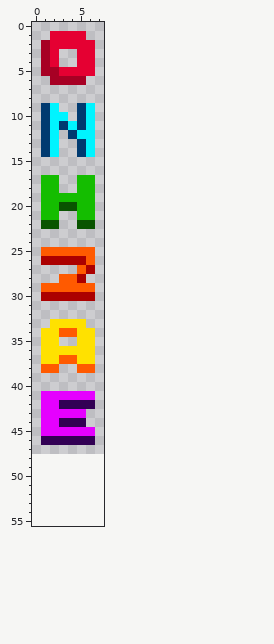
A pixel-art sprite gets an edit: games/salvage/res/particles.png. The first picture shows the starting point.
The file is 8x48 pixels. The old version is drawn lined up with the new one, on the new canvas.
And afterwards:
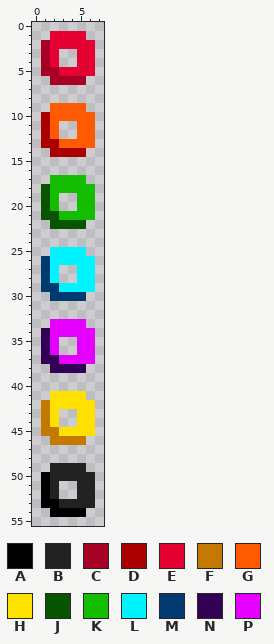
Palette (. is transparent): A #000000  B #222222  C #a70024  D #ab0000  E #e50032  F #c37800  G #ff5a00  H #ffe100  J #095400  K #14bd00  L #00f4ff  M #003a70  N #320054  P #e500ff
What changed:
canvas 8x48 -> 8x56
Changed rows in their new state; - is an unchanged pixel.
first column x 1:
 9 .GGGG.
10 DGGGGG
11 DG..GG
12 DG-.GG
13 DDGGGG
14 .DDDD.
17 .-KK-.
18 J-KK--
19 J-..--
20 J-..--
21 JJKK--
22 .-JJ-.
25 .LLLL.
26 MLLLLL
27 ML--LL
28 ML..LL
29 MMLLLL
30 .MMMM.
33 -PPPP-
34 NPPPPP
35 NP--PP
36 NP..PP
37 NNPPPP
38 .NNNN.
41 .HHHH.
42 FHHHHH
43 FH..HH
44 FH..HH
45 FFHHHH
46 .FFFF.
49 -BBBB-
50 ABBBBB
51 AB--BB
52 AB--BB
53 AABBBB
54 -AAAA-
Boxes around the changes in both pictures, in picture pixels (x1, y1, x2, y2):
changed: (41, 103, 95, 517)
